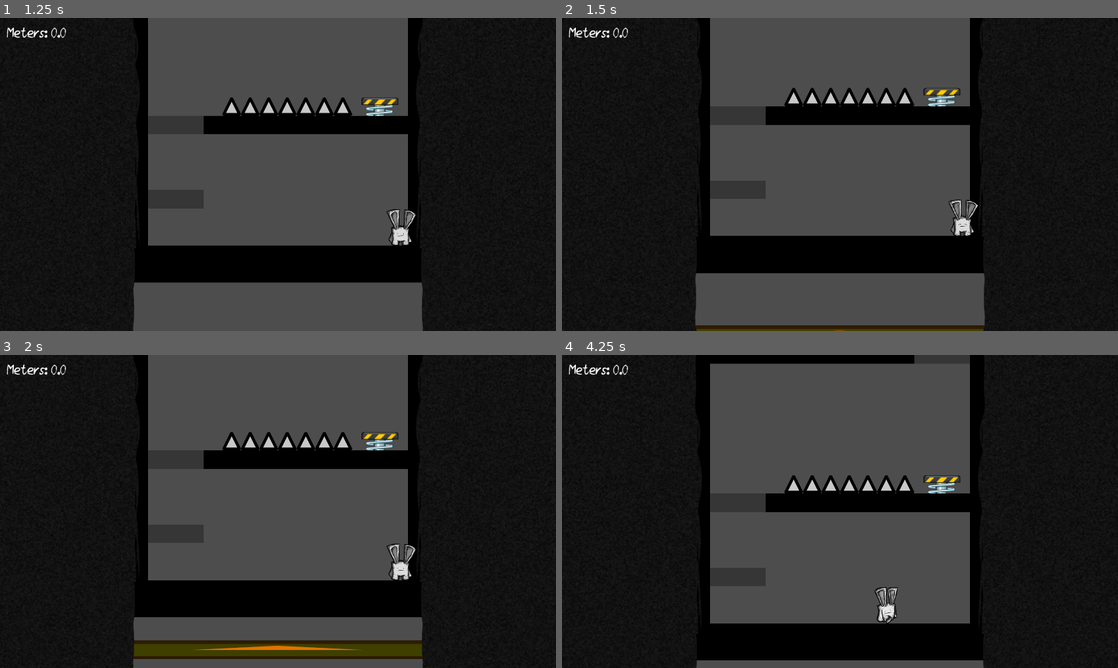
Above: before the commit, frames 1-4 (two rows, left to right).
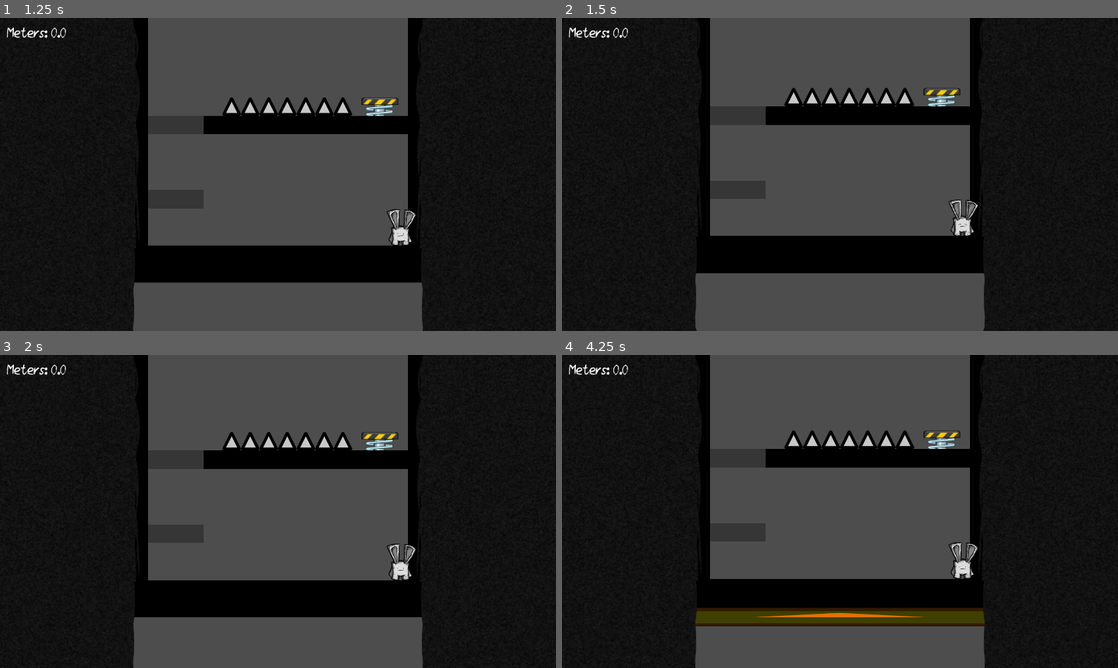
Above: after the commit, the same moments.

Repository: konducktor/run-from-gulmora
Game: Godot game, scene res://gameplay.tscn
The game is run twice, just before and just after one commit, with the same random seed, the same clock (stepped at 60 frames per second) and the same inputs. The engine's default icon, where the game draws it, is replaced by a stand-in: a white triangle on a blue panel in a dark square.
Inputs (mouse positions are in pixels of both pictures, inside the frame that each line leads up to):
- Up to frame 1 (1.25 s): move the mouse to (400, 158) at 0.52 s; hold Right (movement_right) from 0.53 s (still down); tap C (movement_jump) at 0.77 s
- Up to frame 2 (1.5 s): keep holding Right (movement_right); move the mouse to (728, 190) at 1.27 s
- Up to frame 3 (2 s): keep holding Right (movement_right); tap C (movement_jump) at 1.52 s
- Up to frame 4 (4.25 s): move the mouse to (895, 442) at 2.02 s; release Right (movement_right) at 2.03 s; hold Left (movement_left) 2.03-2.78 s; move the mouse to (812, 574) at 2.77 s; hold Right (movement_right) from 2.78 s (still down); tap C (movement_jump) at 3.02, 3.77 s; move the mouse to (1006, 558) at 3.52 s

Frame 1 is identical in both runs. In frame 2, 0.9% of the frame differs, in the area x 24-76%, y 98-100%; in frame 3, 3.1%; in frame 4, 21%, in the area x 23-77%, y 0-100%.

Commit message:
Ребаланс монстра - теперь он телепортируется

Diff:
--- a/gameplay.tscn
+++ b/gameplay.tscn
@@ -55,8 +55,13 @@
 position = Vector2(960, 960)
 collision_mask = 14
 
-[node name="Monster" parent="." instance=ExtResource("6_cbffv")]
+[node name="Monster" parent="." node_paths=PackedStringArray("PLAYER") instance=ExtResource("6_cbffv")]
 position = Vector2(958, 1664)
+NORMAL_SPEED = 100.0
+SLOW_SPEED = 25.0
+FAST_SPEED = 600.0
+FAST_MIN_DISTANCE = 700.0
+PLAYER = NodePath("../Player")
 
 [node name="CanvasLayer" type="CanvasLayer" parent="."]
 layer = 10
--- a/monster/monster.gd
+++ b/monster/monster.gd
@@ -4,15 +4,22 @@
 @export var NORMAL_SPEED : float
 @export var SLOW_SPEED : float
 
-@export var ACCELERATION : float
-@export var MAX_SPEED : float
+@export var FAST_SPEED : float
+@export var FAST_MIN_DISTANCE : float
+#@export var FAST_SPEED_STOP_DISTANCE : float
 
-enum SPEED_STATES {NORMAL, SLOW, BACK}
+@export var PLAYER : Player
+
+
+enum SPEED_STATES {
+	NORMAL = 0, SLOW = 1, FAST = 2, BACK = 3
+}
 
 var current_speed_state : SPEED_STATES
 var current_speed : float
 
 var vertical_velocity : float
+
 
 func _ready() -> void:
 	current_speed_state = SPEED_STATES.NORMAL
@@ -22,28 +29,44 @@
 	GlobalSignals.monster_slowed.connect(_on_slowed)
 
 	GlobalSignals.final_level_reached.connect(_on_final_level_reached)
+	GlobalSignals.player_died.connect(_on_player_death)
 
 
 func _physics_process(delta: float) -> void:
 	vertical_velocity = current_speed * delta * (-1.0)
 	position.y += vertical_velocity
 
-	if (current_speed_state == SPEED_STATES.NORMAL) and (current_speed < MAX_SPEED):
-		current_speed += ACCELERATION * delta
+	var distance_to_player := absf(PLAYER.position.y - position.y)
 
-		if current_speed >= MAX_SPEED:
-			current_speed = MAX_SPEED
+	if current_speed_state in [SPEED_STATES.NORMAL, SPEED_STATES.FAST]:
+		if distance_to_player > FAST_MIN_DISTANCE:
+			new_speed_state(SPEED_STATES.FAST)
+		else:
+			new_speed_state(SPEED_STATES.NORMAL)
+
+
+func new_speed_state(new_state: SPEED_STATES):
+	current_speed_state = new_state
+
+	match new_state:
+		SPEED_STATES.NORMAL:
+			current_speed = NORMAL_SPEED
+		SPEED_STATES.SLOW:
+			current_speed = SLOW_SPEED
+		SPEED_STATES.FAST:
+			current_speed = FAST_SPEED
+		SPEED_STATES.BACK:
+			current_speed = -NORMAL_SPEED
 
 
 func _on_normal() -> void:
-	current_speed_state = SPEED_STATES.NORMAL
-	current_speed = NORMAL_SPEED
+	new_speed_state(SPEED_STATES.NORMAL)
 
 func _on_slowed() -> void:
-	current_speed_state = SPEED_STATES.SLOW
-	current_speed = SLOW_SPEED
-
+	new_speed_state(SPEED_STATES.SLOW)
 
 func _on_final_level_reached() -> void:
-	current_speed_state = SPEED_STATES.BACK
-	current_speed = -NORMAL_SPEED
+	new_speed_state(SPEED_STATES.BACK)
+
+func _on_player_death() -> void:
+	new_speed_state(SPEED_STATES.BACK)
